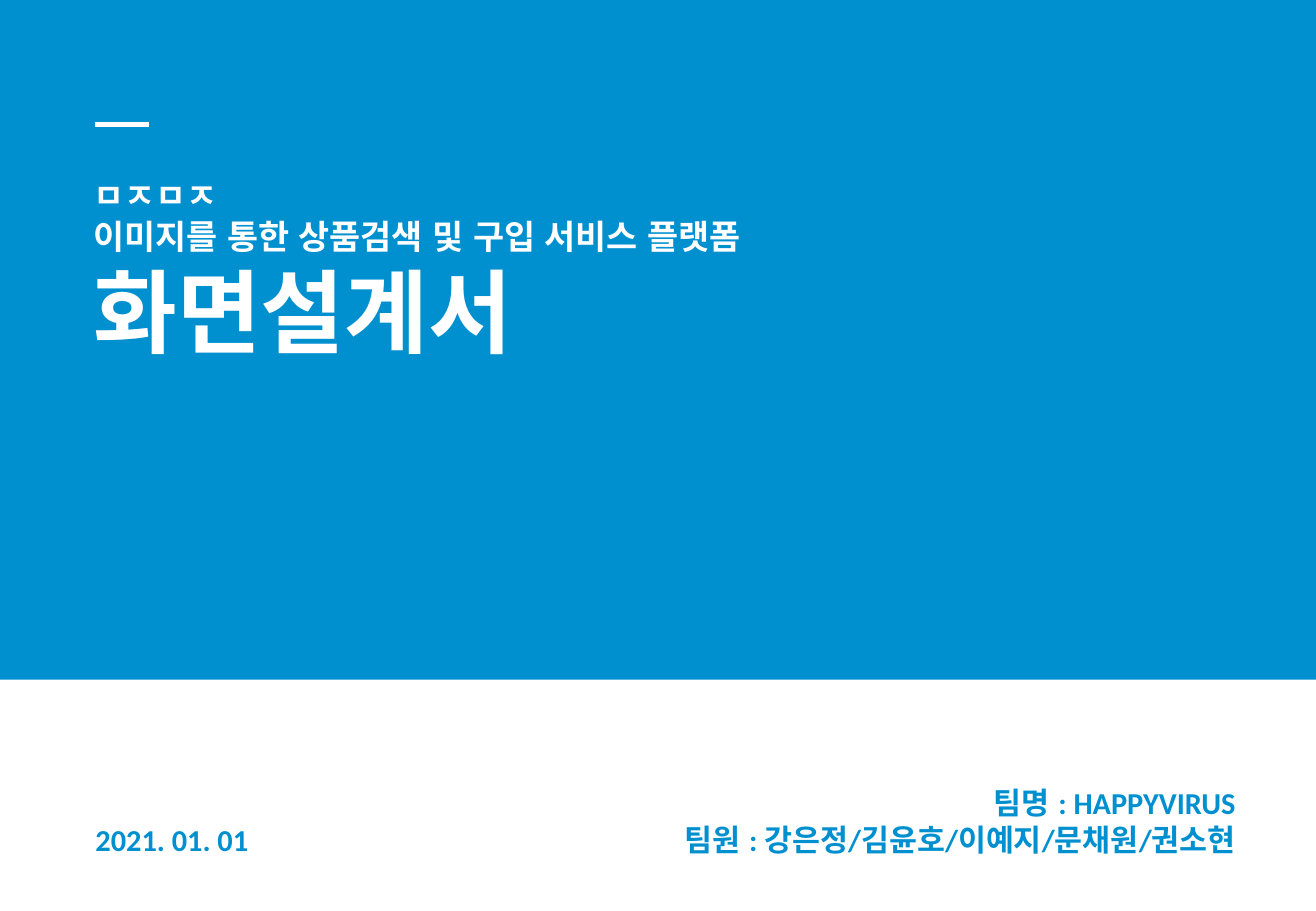
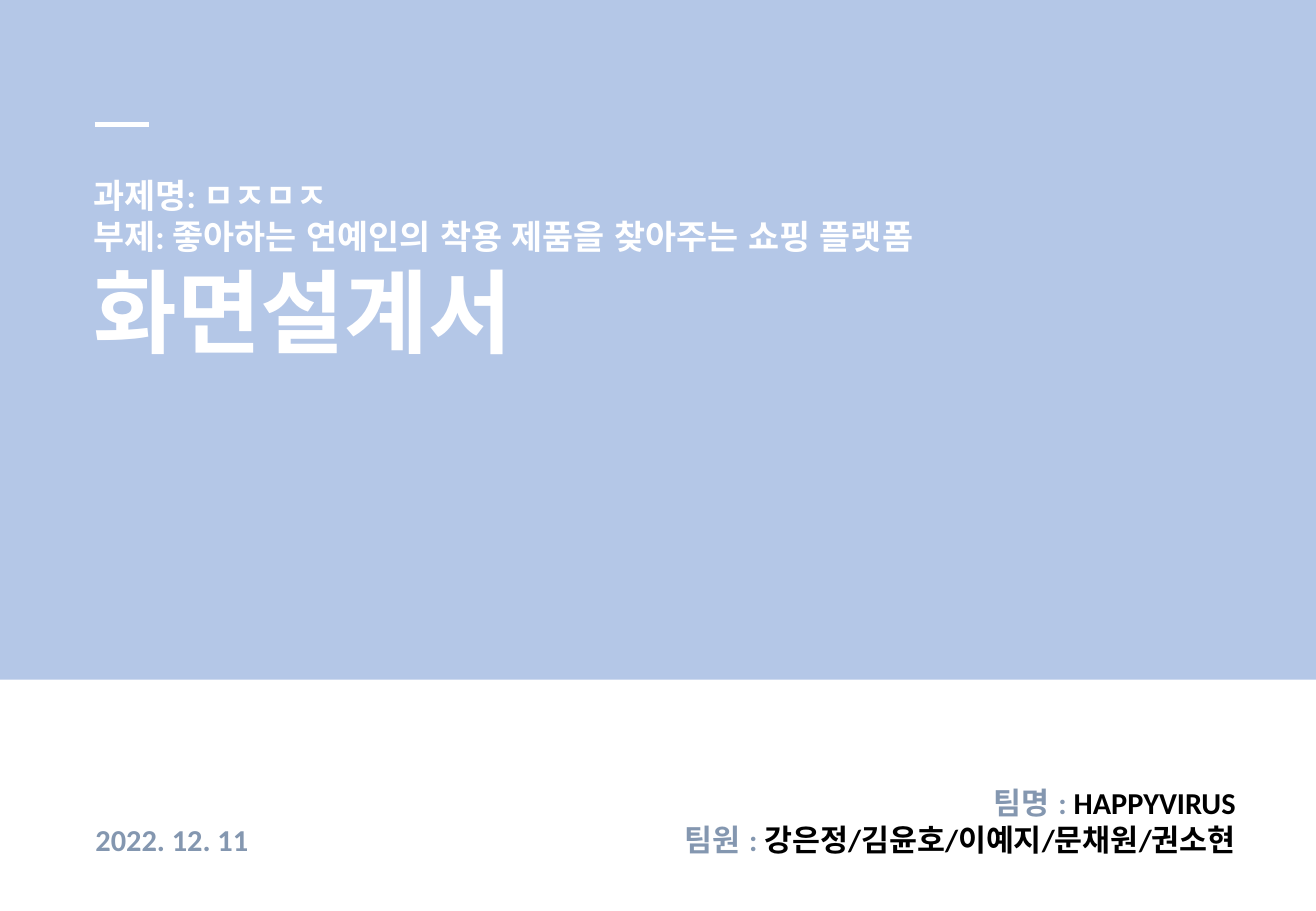
Before and after one commit to LeticiaKang/Project_Idol-Fandom-WebPlaform, a slide deck: slide 1 of 산출문서/화면설계서_서식(1조. HappyVirus).pptx. Drawn at 1316x911 pixels with LibreOffice and Linux fonts; fonts in the diff are those of the drawing. Boxes give left, top, right and bottom in pixels: in the first picture for what was removed or moved away, otherwise in the second. Text is boxed around its words. In the diff, an @@ line names an element or a change of style, - is before the commit and + after.

Commit message:
Update 화면설계서_서식(1조. HappyVirus).pptx
- 작성중

```diff
--- a/산출문서/화면설계서_서식(1조. HappyVirus).pptx
+++ b/산출문서/화면설계서_서식(1조. HappyVirus).pptx
@@ rectangle at <box>0,0,1316,680</box>: fill #0090D0 to #B4C7E7 @@
@@ text at <box>93,180,913,252</box>: text changed @@
-ㅁㅈㅁㅈ
-이미지를 통한 상품검색 및 구입 서비스 플랫폼
+과제명: ㅁㅈㅁㅈ
+부제: 좋아하는 연예인의 착용 제품을 찾아주는 쇼핑 플랫폼
@@ text "팀명 : HAPPYVIRUS" at <box>685,788,1236,854</box>: text colour #0090D0 to #8497B0 in "팀명 :", "팀원 :"; text colour #0090D0 to #000000 in "HAPPYVIRUS", "강은정/김윤호/이예지/문채원/권소현" @@
@@ text at <box>95,831,248,851</box>: text changed; text colour #0090D0 to #8497B0 @@
-2021. 01. 01
+2022. 12. 11
```
Also in this commit, not shown: 8 other slides changed, 1 slide added.
